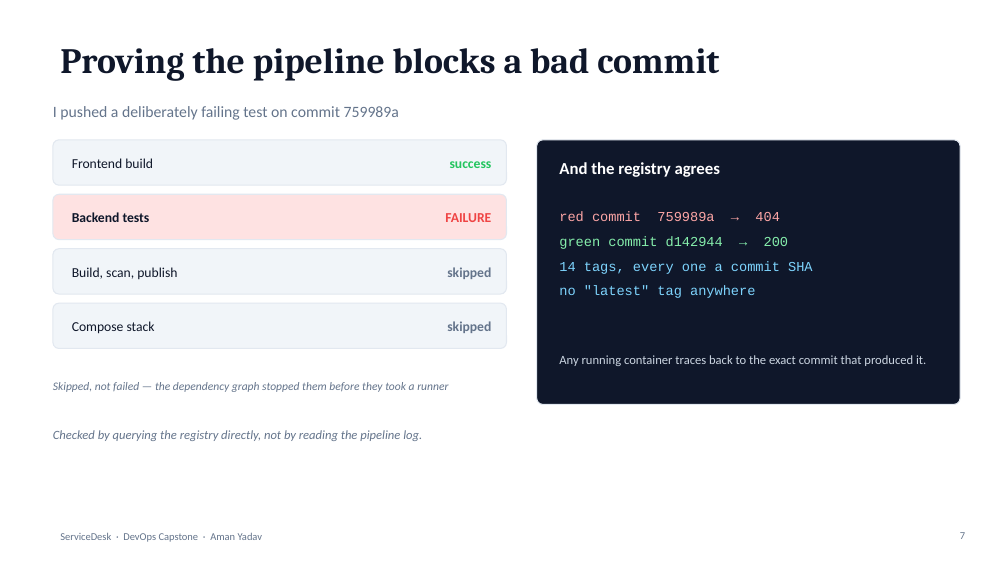
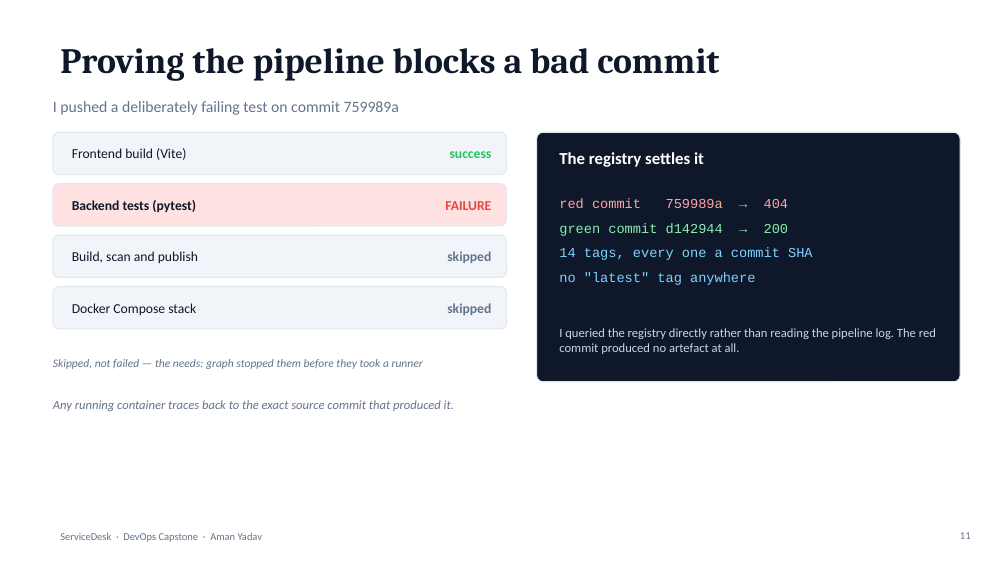
Before and after one commit to AmanYadav7015/devops-capstone-servicedesk, a slide deck: slide 11 of docs/deck/servicedesk-capstone.pptx (slide 7 before the commit). Drawn at 1008x567 pixels with LibreOffice and Linux fonts; fonts in the diff are those of the drawing. Boxes give left, top, right and bottom in pixels: in the first picture for what was removed or moved away, otherwise in the second. Text is boxed around its words. In the diff, an @@ line names an element or a change of style, - is before the commit and + after.

```diff
--- a/docs/deck/servicedesk-capstone.pptx
+++ b/docs/deck/servicedesk-capstone.pptx
@@ text "I pushed a deliberately failing ...": place and size @@
-text "I pushed a deliberately failing ..." at (53, 106, 399, 120)
+text "I pushed a deliberately failing ..." at (53, 101, 399, 115)
@@ rounded rectangle: place and size @@
-rounded rectangle at (53, 140, 507, 185)
+rounded rectangle at (53, 132, 507, 175)
@@ text at (72, 148, 186, 160): text changed @@
-Frontend build
+Frontend build (Vite)
@@ text "success": place and size @@
-text "success" at (450, 161, 492, 168)
+text "success" at (450, 151, 492, 158)
@@ rounded rectangle: place and size @@
-rounded rectangle at (537, 140, 960, 405)
+rounded rectangle at (537, 132, 960, 382)
@@ text at (559, 152, 704, 167): text changed @@
-And the registry agrees
+The registry settles it
@@ rounded rectangle: place and size @@
-rounded rectangle at (53, 194, 507, 240)
+rounded rectangle at (53, 184, 507, 226)
@@ text at (72, 200, 196, 212): text changed @@
-Backend tests
+Backend tests (pytest)
@@ text "FAILURE": place and size @@
-text "FAILURE" at (445, 213, 491, 222)
+text "FAILURE" at (445, 201, 491, 210)
@@ text "red commit 759989a → 404": place and size @@
-text "red commit 759989a → 404" at (559, 211, 813, 298)
+text "red commit 759989a → 404" at (559, 198, 813, 285)
@@ rounded rectangle: place and size @@
-rounded rectangle at (53, 249, 507, 294)
+rounded rectangle at (53, 235, 507, 278)
@@ text at (72, 251, 198, 263): text changed @@
-Build, scan, publish
+Build, scan and publish
@@ text "skipped": place and size @@
-text "skipped" at (447, 267, 491, 279)
+text "skipped" at (447, 251, 491, 263)
@@ proportions changed in 5 elements at (53, 132, 507, 175), (53, 184, 507, 226), (53, 235, 507, 278), (537, 132, 960, 382), (53, 287, 507, 329) @@
@@ rounded rectangle: place and size @@
-rounded rectangle at (53, 303, 507, 349)
+rounded rectangle at (53, 287, 507, 329)
@@ text "skipped": place and size @@
-text "skipped" at (447, 321, 491, 333)
+text "skipped" at (447, 303, 491, 315)
@@ text at (72, 303, 196, 315): text changed @@
-Compose stack
+Docker Compose stack
@@ text at (559, 328, 936, 354): text changed @@
-Any running container traces back to the exact commit that produced it.
+I queried the registry directly rather than reading the pipeline log. The red commit produced no artefact at all.
@@ text at (53, 359, 423, 369): text changed @@
-Skipped, not failed — the dependency graph stopped them before they took a runner
+Skipped, not failed — the needs: graph stopped them before they took a runner
@@ text at (53, 400, 454, 411): text changed @@
-Checked by querying the registry directly, not by reading the pipeline log.
+Any running container traces back to the exact source commit that produced it.
@@ page number at (960, 532, 971, 539): text changed @@
-7
+11
```
Also in this commit, not shown: 8 other slides changed, 10 slides added, 2 slides removed, 1 other file.
